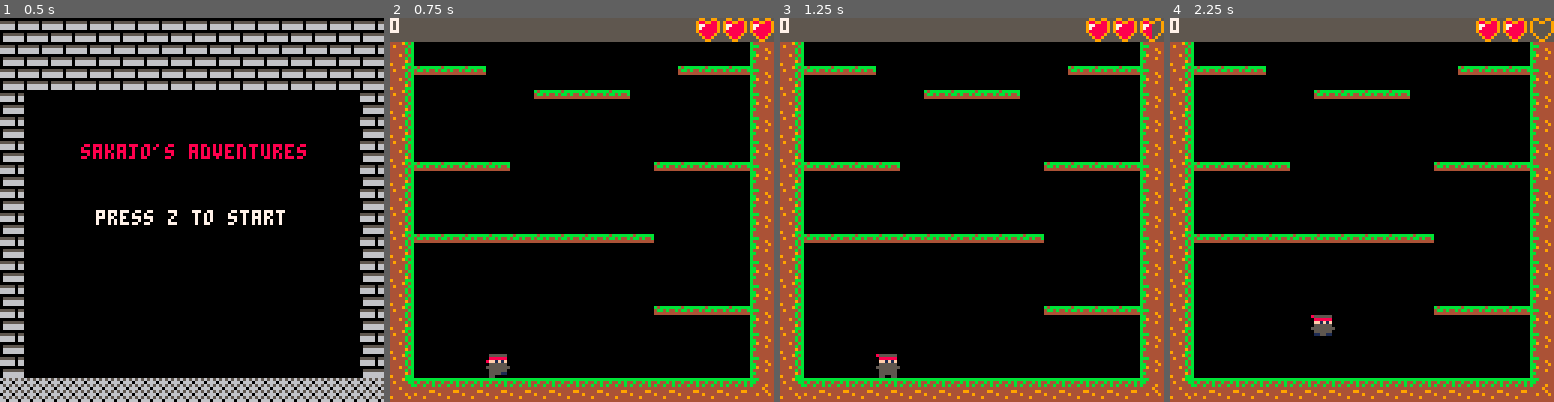
Above: before the commit, frames 1-4 (left to right).
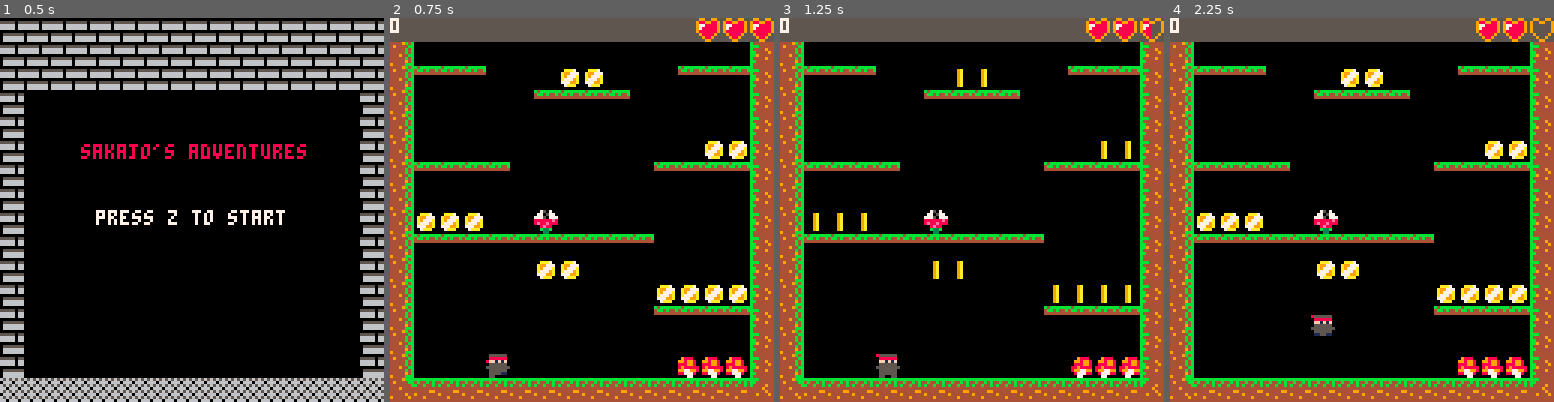
Above: after the commit, the same moments.

Repository: jmoreno1221/Sakajos-Adventures
Game: PICO-8 cartridge sasa.p8
Same seed, same stepped clock (60 frames per second), same inputs: the game is played once before the commit and once after it.
Inputs:
- Up to frame 1 (0.5 s): tap X (X key) at 0.33 s
- Up to frame 2 (0.75 s): tap O (Z key) at 0.7 s
- Up to frame 3 (1.25 s): tap X (X key) at 1.07 s
- Up to frame 4 (2.25 s): hold Right 1.6-2.1 s; tap O (Z key) at 1.7, 2.1 s; tap X (X key) at 1.85 s

Frame 1 is identical in both runs. In frame 2, 3.5% of the frame differs, in the area x 7-93%, y 13-94%; in frame 3, 1.9%; in frame 4, 3.5%.

Commit message:
working on HP and coin collection

Diff:
--- a/sasa.p8
+++ b/sasa.p8
@@ -116,6 +116,7 @@
 
 end
 function game_update60()
+if(fget(mget(pixel(px),pixel(py)),2))==true then hp-=1 end
   coins.pic+=0.2
   food.y+=0.15
   mushroom.pic+=0.09
@@ -209,27 +210,40 @@
 
 end
 
+function tile(tile)
+return flr(tile*8)
+end
+
+function pixel(pixel)
+return flr(pixel/8)
+end
+
 function lvl_items(clevel)
 if clevel==1 then
-	spr(coins.pic,88,480)
-	spr(coins.pic,96,480)
-	spr(coins.pic,104,480)
-	spr(coins.pic,112,480)
-	spr(coins.pic,8,472)
-	spr(coins.pic,16,472)
-	spr(coins.pic,24,472)
-	spr(coins.pic,112,432)
-	spr(coins.pic,104,432)
-	spr(coins.pic,16,432)
-	spr(27,8,376+food.y)
-	spr(30,112,344+food.y)
+	spr(coins.pic,tile(30),tile(27))
+	spr(coins.pic,tile(29),tile(27))
+	spr(coins.pic,tile(28),tile(27))
+	spr(coins.pic,tile(27),tile(27))
+	spr(coins.pic,tile(17),tile(24))
+	spr(coins.pic,tile(18),tile(24))
+	spr(coins.pic,tile(19),tile(24))
+	spr(coins.pic,tile(29),tile(21))
+	spr(coins.pic,tile(30),tile(21))
+	spr(coins.pic,tile(23),tile(18))
+	spr(coins.pic,tile(24),tile(18))
+	spr(coins.pic,tile(22),tile(26))
+	spr(coins.pic,tile(23),tile(26))
+	spr(27,tile(17),tile(14)+food.y)
+	spr(30,tile(30),tile(10)+food.y)
 end
 end
 
 function lvl_enemies(clevel)
 if clevel==1 then
-	spr(mushroom.pic,72,456)
-	spr(evilplant.pic,32,432)
+	spr(mushroom.pic,tile(30),tile(30))
+	spr(mushroom.pic,tile(29),tile(30))
+	spr(mushroom.pic,tile(28),tile(30))
+	spr(evilplant.pic,tile(22),tile(24))
 end
 end
 
@@ -370,41 +384,13 @@
 
 
 
-…(28 lines of a section not shown)…
 __gff__
-0000000000000000000000000000000000000103010000000000008080808080000002010200808080800000000000000000010101000000000000000000000000000000000000000000000000000000000000000000000000000000000000000000000000000000000000000000000000000000000000000000000000000000
+0000000000000000000000000000000000000103010000040404101010101010000002010200808080800404000000000000010101000000000000000000000000000000000000000000000000000000000000000000000000000000000000000000000000000000000000000000000000000000000000000000000000000000
 0000000000000000000000000000000000000000000000000000000000000000000000000000000000000000000000000000000000000000000000000000000000000000000000000000000000000000000000000000000000000000000000000000000000000000000000000000000000000000000000000000000000000000
 __map__
-1515151515151515151515151515151512131313131313131313131313131314333333333333333333333333333333333333333333333333333333333333333333333333333333333333333333333333333333333333333333333333333333333333333333333333333333333333333333333333333333333333333333333333
-1515151515151515151515151515151522000000040400000004000404040424330000000000000000000004040404333300000000000000000000040404043333000000000000000000000404040433330000000000000000000000040404043300000000000000000000000000000000000000000000000000000000000033
-1515151515151515151515151515151522000000040404040000000400202124330000000000000000000000000004333300000000000000000000000000043333000000000000000000000000000433330000000000000000000000000000043300000000000000000000000000000000000000000000000000000000000033
+1515151515151515151515151515151512131313131313131313131313131314131313131313131313131313131333333333333333131313131313131313131313131313131313131313131313131313131313131313131313131313131313131313131313131313131313133333333333333333333333333333333333331313
+1515151515151515151515151515151522000000000000000004000404040424330000000000000000000004040404333300000000000000000000000000001313000000000000000000000000000013130000000000000000000000000000001300000000000000000000000000000000000000000000000000000000000013
+1515151515151515151515151515151522000000040404040000000400202124330000000000000000000000000004333300000000000000000000000000041313000000000000000000000000000413130000000000000000000000000000001300000000000000000000000000000000000000000000000000000000000013
 1500000000000000000000000000001522000000040404040404040404303124330004000400000000000000000004333300040004000000000000000000043333000400040000000000000000000433330004000404000000000000000000043300000000000000000000000000000000000000000000000000000000000033
 1500000000000000000000000000001522042323232323232323232323232324330404040404000004040000000404333304040404040000040400000004043333040404040400000404000000040433330404040404040000040400000004043300000000000000000000000000000000000000000000000000000000000033
 1500000000000000000000000000001522000004000000000000000000000024330404040400000000000000000000333304040404000000000000000000003333040404040000000000000000000033330404040404000000000000000000003300000000000000000000000000000000000000000000000000000000000033
@@ -427,15 +413,15 @@
 0400000000000000000000000000c5c522232323230000000000002323232324330000000000000000000000000000333300000000000000000000000000003333000000000000000000000000000033330000000000000000000000000000040400000000000000000000000000000000000000000000000000000000000033
 0400000000000000000000000000c5c522000000000000000000000000000024330000000000000000000000000000333300000000000000000000000000003333000000000000000000000000000033330000000000000000000000000000040400000000000000000000000000000000000000000000000000000000000033
 0400000000000000000004040000c5c522000000000000000004000000000024330000000000000000000000000000333300000000000000000000000000003333000000000000000000000000000033330000000000000000000000000000040400000000000000000000000000000000000000000000000000000000000033
-0400000000000000000000040400c5c522232323232323232323230000000024330000000000000000000000000000333300000000000000000000000000003333000000000000000000000000000033330000000000000000000000000000000400000000000000000000000000000000000000000000000000000000000033
-040000000000000000000000000404c522040404040404040404000000000024330000000000000000000000000000333300000000000000000000000000003333000000000000000000000000000033330000000000000000000000000000000400000000000000000000000000000000000000000000000000000000000033
-040000000000c5c5c5c5c5c5c500040422040404040404040404000000000024330000000000000000000000000000333300000000000000000000000000003333000000000000000000000000000033330000000000000000000000000000000400000000000000000000000000000000000000000000000000000000000033
-040000000000c5c5c5c5c5c50000000422040404040404040404042323232324240000000000000000000000000000333300000000000000000000000000003333000000000000000000000000000033330000000000000000000000000000000400000000000000000000000000000000000000000000000000000000000033
-040000000000c5000000c5c5000000c522040404040404040404040000000024240000000000000000000000000000333300000000000000000000000000003333000000000000000000000000000033330000000000000000000000000000000400000000000000000000000000000000000000000000000000000000000033
-040000000000c500c5c5c5c5000000c522000000040400000000000000000024330000000000000000000000000000333300000000000000000000000000003333000000000000000000000000000033330000000000000000000000000000000400000000000000000000000000000000000000000000000000000000000033
-0400000000000000c500c500000000c532333333333333333333333333333334333333333333333333333333333333333333333333333333333333333333333333333333333333333333333333333333333333333333333333333333333333333333333333333333333333333333333333333333333333333333333333333333
-…(5 lines of a section not shown)…
+0400000000000000000000040400c5c522232323232323232323230000000024330000000000000000000000000000333300000000000000000000000000003333000000000000000000000000000033330000000000000000000000000000000000000000000000000000000000000000000000000000000000000000000033
+040000000000000000000000000404c522040404040404040404000000000024330000000000000000000000000000333300000000000000000000000000003333000000000000000000000000000033330000000000000000000000000000000000000000000000000000000000000000000000000000000000000000000033
+040000000000c5c5c5c5c5c5c500040422040404040404040404000000000024330000000000000000000000000000333300000000000000000000000000003333000000000000000000000000000033330000000000000000000000000000000000000000000000000000000000000000000000000000000000000000000033
+040000000000c5c5c5c5c5c50000000422040404040404040404042323232324240000000000000000000000000000333300000000000000000000000000003333000000000000000000000000000033330000000000000000000000000000000000000000000000000000000000000000000000000000000000000000000033
+040000000000c5000000c5c5000000c522040404040404040404040000000024240000000000000000000000000000333300000000000000000000000000003333000000000000000000000000000033330000000000000000000000000000000000000000000000000000000000000000000000000000000000000000000033
+040000000000c500c5c5c5c5000000c522000000040400000000000000000024330000000000000000000000000000333300000000000000000000000000003333000000000000000000000000000433330000000000000000000000000000000000000000000000000000000000000000000000000000000000000000000033
+0400000000000000c500c500000000c532333333333333333333333333333334333333333333333333333333333333333333333334333333333333333333333333333334333333333333333333333333333433333333333333333333333334333333333333333333333333333333333333333333333333333333333333333333
+…(5 lines of a section not shown)…
Not shown, changed: 45 lines of the sprite sheet (__gfx__) section of sasa.p8
